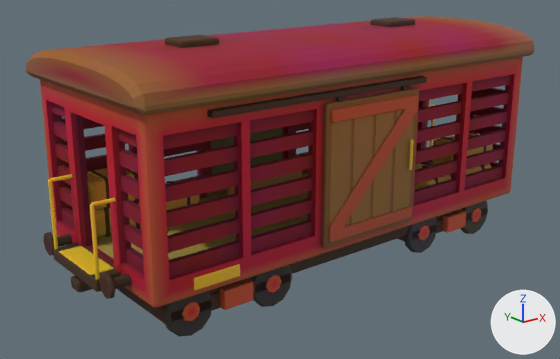
What one commit did to the glTF model ArtSource/Exports/CattleWagon_Blockout.glb.
Before and after are seen from a 50 mm camera at (-7.04, -7.0, 3.94) aimed at (-0.33, 1.38, 0.59). Lighting does not change. The marker at lower right points along +X, +Y and +Z. The picture after the commit comes second. Where no turn or scale is listed for an object, it has been applied to the vertices. Vertices at exactly the same position are counted once.

Objects in the first picture: 'Cage', 'DoorTracks', 'Ends', 'Interior', 'Roof', 'SlideDoor_Far', 'SlideDoor_Near', 'Underframe', 'Walls'.
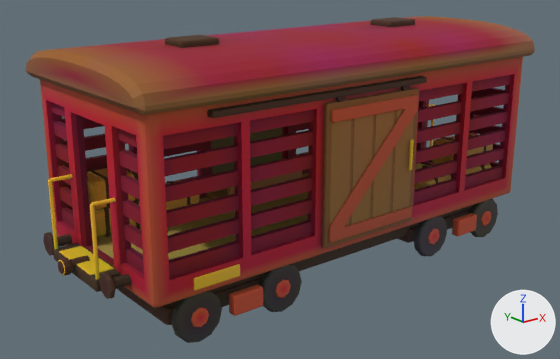
Boxes [x1, y1, x2, y2] around the edits, measured in the pictures (560 x 359 px; the box of a moved part takes in the faces that stretch with it):
'Underframe', reshaped
    before: [117, 201, 488, 337]
    after: [117, 199, 498, 343]
'Coupler_Rear', added
    after: [58, 256, 90, 275]
    faces in mat_m_cattle_trim: [58, 256, 90, 275]
part 1 of me_underframe, moved or reshaped
    before: [164, 291, 212, 337]
    after: [171, 290, 222, 343]
part 2 of me_underframe, moved or reshaped
    before: [253, 265, 292, 307]
    after: [259, 264, 302, 312]
part 3 of me_underframe, moved or reshaped
    before: [405, 217, 437, 253]
    after: [413, 215, 447, 256]
part 4 of me_underframe, moved or reshaped
    before: [460, 201, 488, 234]
    after: [469, 199, 498, 237]
part 5 of me_underframe, moved or reshaped
    before: [182, 302, 200, 321]
    after: [191, 308, 209, 327]
part 6 of me_underframe, moved or reshaped
    before: [266, 274, 281, 293]
    after: [275, 279, 291, 298]
part 7 of me_underframe, moved or reshaped
    before: [219, 279, 253, 310]
    after: [229, 285, 263, 316]
part 8 of me_underframe, moved or reshaped
    before: [418, 225, 430, 241]
    after: [428, 228, 439, 244]
part 9 of me_underframe, moved or reshaped
    before: [471, 208, 481, 223]
    after: [481, 211, 491, 226]
part 10 of me_underframe, moved or reshaped
    before: [442, 210, 466, 233]
    after: [452, 213, 477, 236]
part 11 of me_ends, deleted
    before: [71, 276, 92, 292]

What changed in the scene script:
```text
Change me_underframe:
    used by ob_underframe; location = (0.0, 0.0, 0.0)
    remove me_underframe.from_pydata(...)  # 1704 vertices, 3316 faces; spans x -3.0..3.0, y 0.02..2.58, z -0.62..0.04
    add me_underframe.from_pydata(...)  # 1704 vertices, 3316 faces; spans x -3.0..3.0, y -0.18..2.78, z -0.62..0.04
    me_underframe part 1: the loose piece of 98 vertices spanning x -3.0..-2.34, y 0.14..0.26, z -0.62..0.04 is moved by (0.0, -0.19, 0.0)
    me_underframe part 2: the loose piece of 98 vertices spanning x -1.76..-1.1, y 0.14..0.26, z -0.62..0.04 is moved by (0.0, -0.19, 0.0)
    me_underframe part 3: the loose piece of 98 vertices spanning x 1.1..1.76, y 0.14..0.26, z -0.62..0.04 is moved by (0.0, -0.19, 0.0)
    me_underframe part 4: the loose piece of 98 vertices spanning x 2.34..3.0, y 0.14..0.26, z -0.62..0.04 is moved by (0.0, -0.19, 0.0)
    me_underframe part 5: the loose piece of 66 vertices spanning x -2.8..-2.54, y 0.12..0.28, z -0.42..-0.16 is moved by (0.0, -0.19, 0.0)
    me_underframe part 6: the loose piece of 66 vertices spanning x -1.56..-1.3, y 0.12..0.28, z -0.42..-0.16 is moved by (0.0, -0.19, 0.0)
    me_underframe part 7: the loose piece of 56 vertices spanning x -2.27..-1.83, y 0.02..0.14, z -0.36..-0.1 is moved by (0.0, -0.2, 0.0)
    me_underframe part 8: the loose piece of 66 vertices spanning x 1.3..1.56, y 0.12..0.28, z -0.42..-0.16 is moved by (0.0, -0.19, 0.0)
    me_underframe part 9: the loose piece of 66 vertices spanning x 2.54..2.8, y 0.12..0.28, z -0.42..-0.16 is moved by (0.0, -0.19, 0.0)
    me_underframe part 10: the loose piece of 56 vertices spanning x 1.83..2.27, y 0.02..0.14, z -0.36..-0.1 is moved by (0.0, -0.2, 0.0)
    other edits to the shape of me_underframe do not show in these pictures
Change me_ends:
    used by ob_ends; location = (0.0, 0.0, 0.0)
    remove me_ends.from_pydata(...)  # 1296 vertices, 2528 faces; spans x -3.6..3.6, y -0.08..2.68, z -0.18..1.11
    add me_ends.from_pydata(...)  # 1184 vertices, 2312 faces; spans x -3.59..3.59, y -0.08..2.68, z 0.01..1.11
    me_ends part 11: the loose piece of 56 vertices spanning x -3.6..-3.27, y 1.18..1.42, z -0.18..-0.02 is deleted
    other edits to the shape of me_ends do not show in these pictures
Add me_coupler_rear:
    me_coupler_rear.from_pydata(...)  # 328 vertices, 640 faces; spans x 0.0..0.36, y -0.103..0.103, z -0.108..0.108
    # faces by material slot: [480, 160]
    me_coupler_rear.materials.append(mat_m_cattle_trim)
    me_coupler_rear.materials.append(mat_m_cattle_interact)
Add ob_coupler_rear:
    ob_coupler_rear = bpy.data.objects.new('Coupler_Rear', me_coupler_rear)
    ob_coupler_rear.location = (-3.75, 1.3, 0.17)
```
